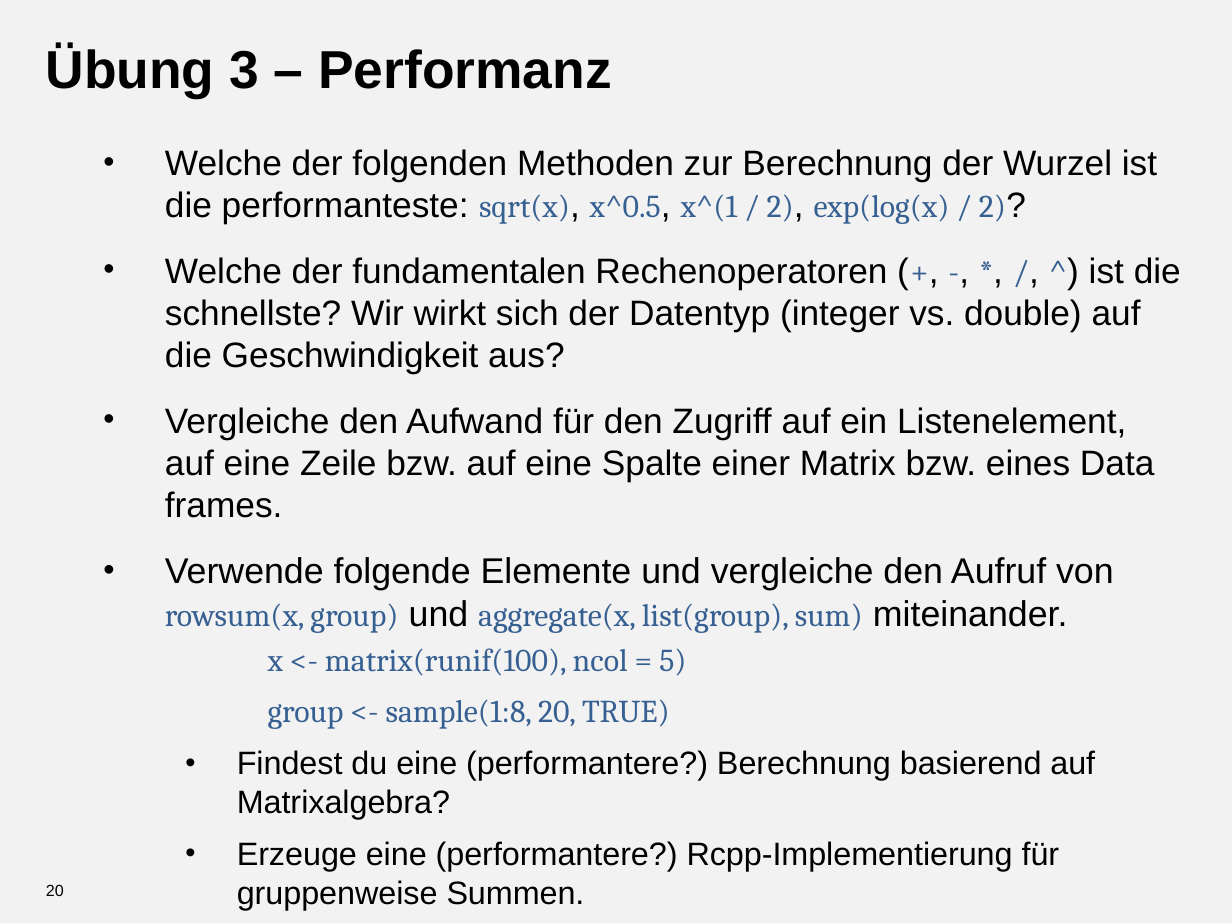
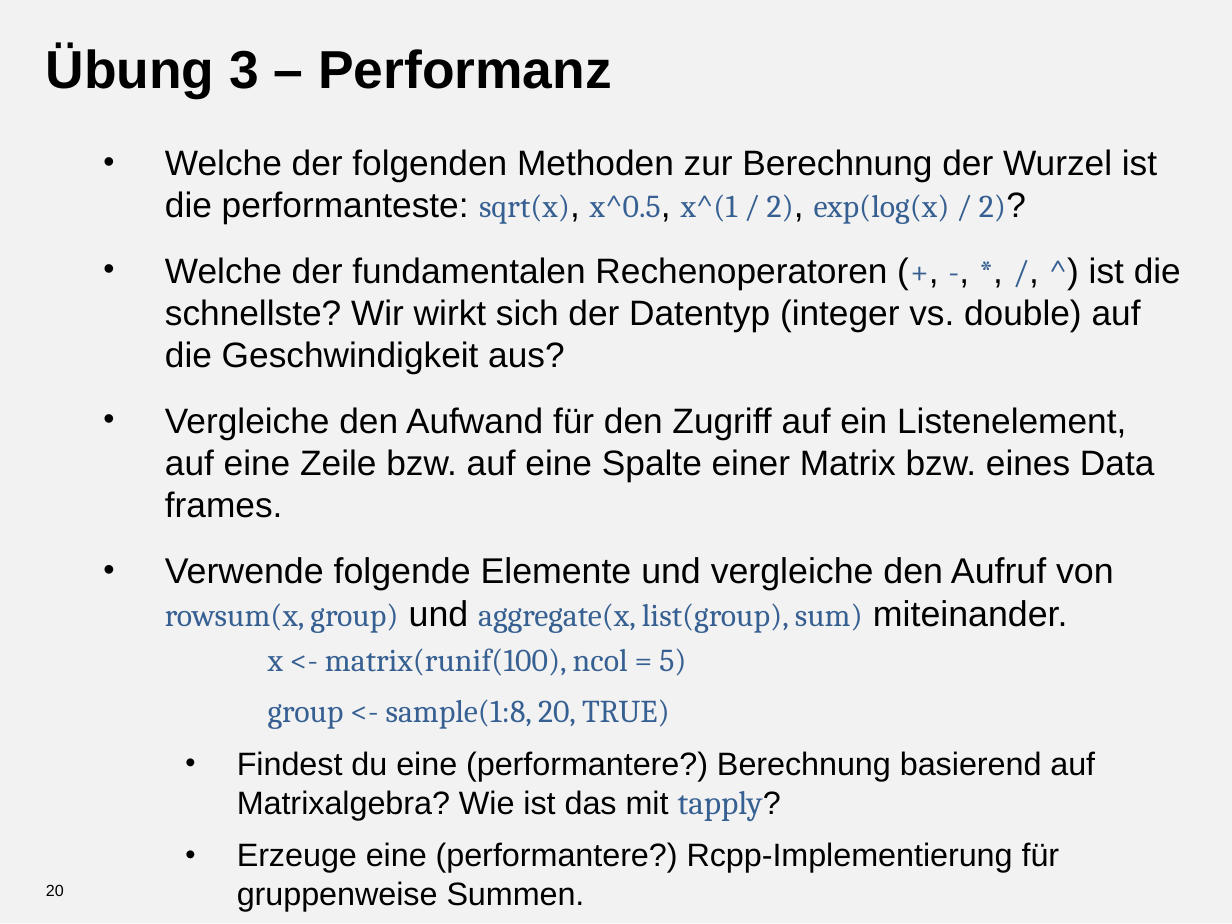
Before and after one commit to thkiefer/Advanced_R, a slide deck: slide 20 of Folien.pptx. Drawn at 1232x924 pixels with LibreOffice and Linux fonts; fonts in the diff are those of the drawing; background and template pictures are left out. Boxes give left, top, right and bottom in pixels: in the first picture for what was removed or moved away, otherwise in the second. Text is boxed around its words. In the diff, an @@ line names an element or a change of style, - is before the commit and + after.

```diff
--- a/Folien.pptx
+++ b/Folien.pptx
@@ text at (237, 751, 1095, 821): text changed @@
-  • Findest du eine (performantere?) Berechnung basierend auf Matrixalgebra?
+  • Findest du eine (performantere?) Berechnung basierend auf Matrixalgebra? Wie ist das mit tapply?
```
Also in this commit, not shown: 2 other slides changed, 7 other files.
